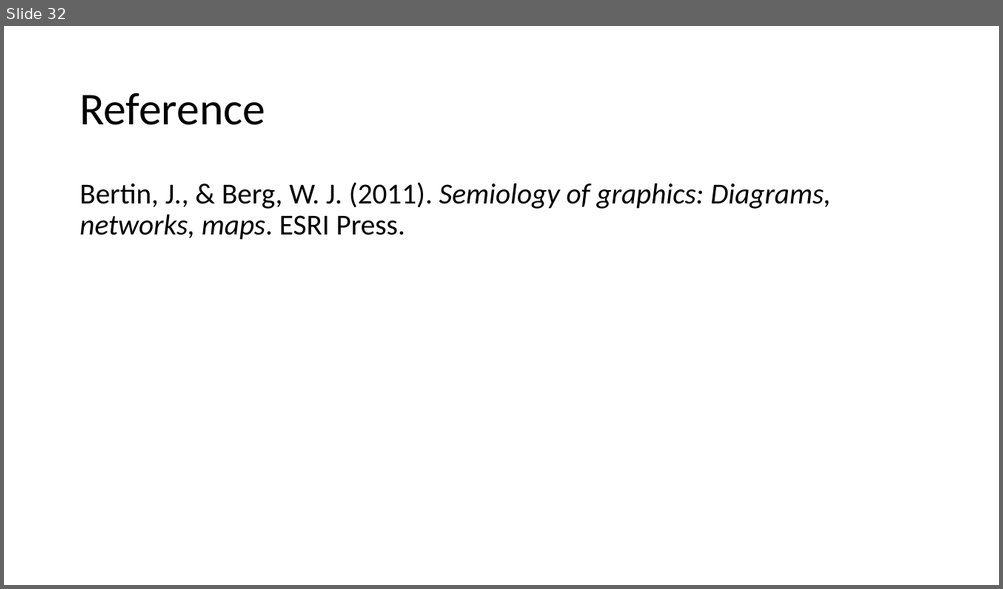
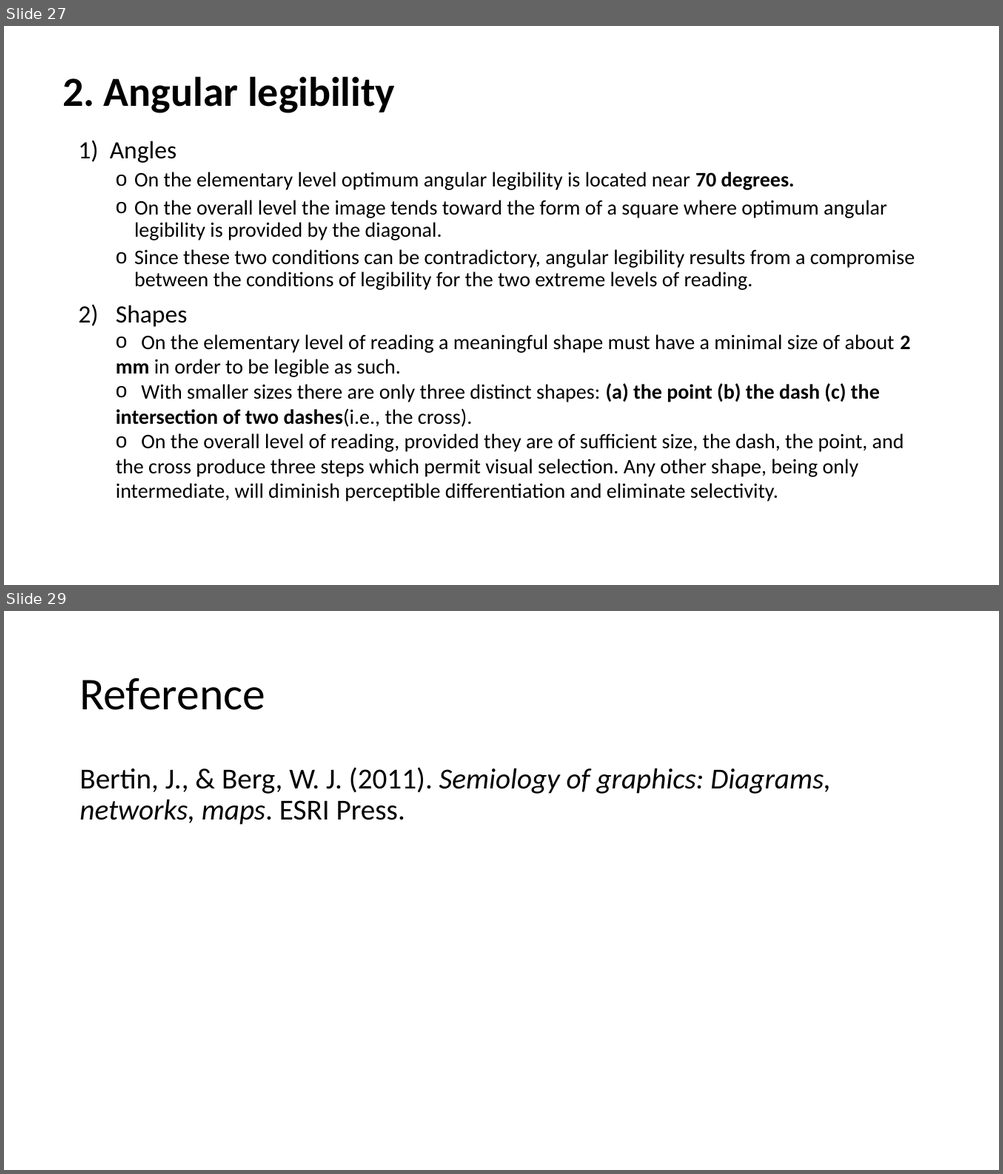
Before and after one commit to Jiaxin-yyjx/Visualization-D3.js-Lab, a slide deck: midterm/SoMSummery.pptx. Shown one above the other, each under a label of ours: slide 32 before the commit, slides 27 and 29 after it; the slides between them are not shown. The pictures are 1003x589 and 1003x1174 pixels, drawn with LibreOffice and Linux fonts; fonts in the diff are those of the drawing. Boxes give left, top, right and bottom in pixels: in the first picture for what was removed or moved away, otherwise in the second. Text is boxed around its words. In the diff, an @@ line names an element or a change of style, - is before the commit and + after.

```diff
--- a/midterm/SoMSummery.pptx
+++ b/midterm/SoMSummery.pptx
@@ slide 27 added at bbox=[4, 26, 999, 585], background #FFFFFF @@
@@ title added at bbox=[62, 76, 395, 113], 40 pt, text #000000, bold @@
+2. Angular legibility
@@ text added at bbox=[78, 140, 914, 502], 20 pt, text #000000 @@
+1) Angles
+  o On the elementary level optimum angular legibility is located near 70 degrees.
+  o On the overall level the image tends toward the form of a square where optimum angular legibility is provided by the diagonal.
+  o Since these two conditions can be contradictory, angular legibility results from a compromise between the conditions of legibility for the two extreme levels of reading.
+2) Shapes
+  o On the elementary level of reading a meaningful shape must have a minimal size of about 2 mm in order to be legible as such.
+  o With smaller sizes there are only three distinct shapes: (a) the point (b) the dash (c) the intersection of two dashes(i.e., the cross).
+  o On the overall level of reading, provided they are of sufficient size, the dash, the point, and the cross produce three steps which permit visual selection. Any other shape, being only intermediate, will diminish perceptible differentiation and eliminate selectivity.
@@ what was slide 32 is now slide 29 @@
```
Also in this commit, not shown: 8 slides changed, 4 other slides added, 8 slides removed.
